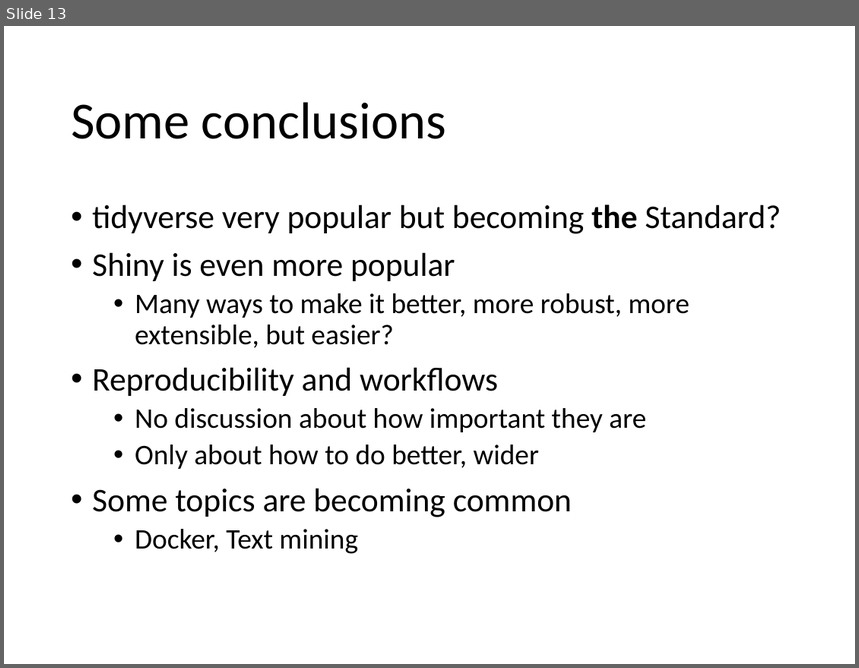
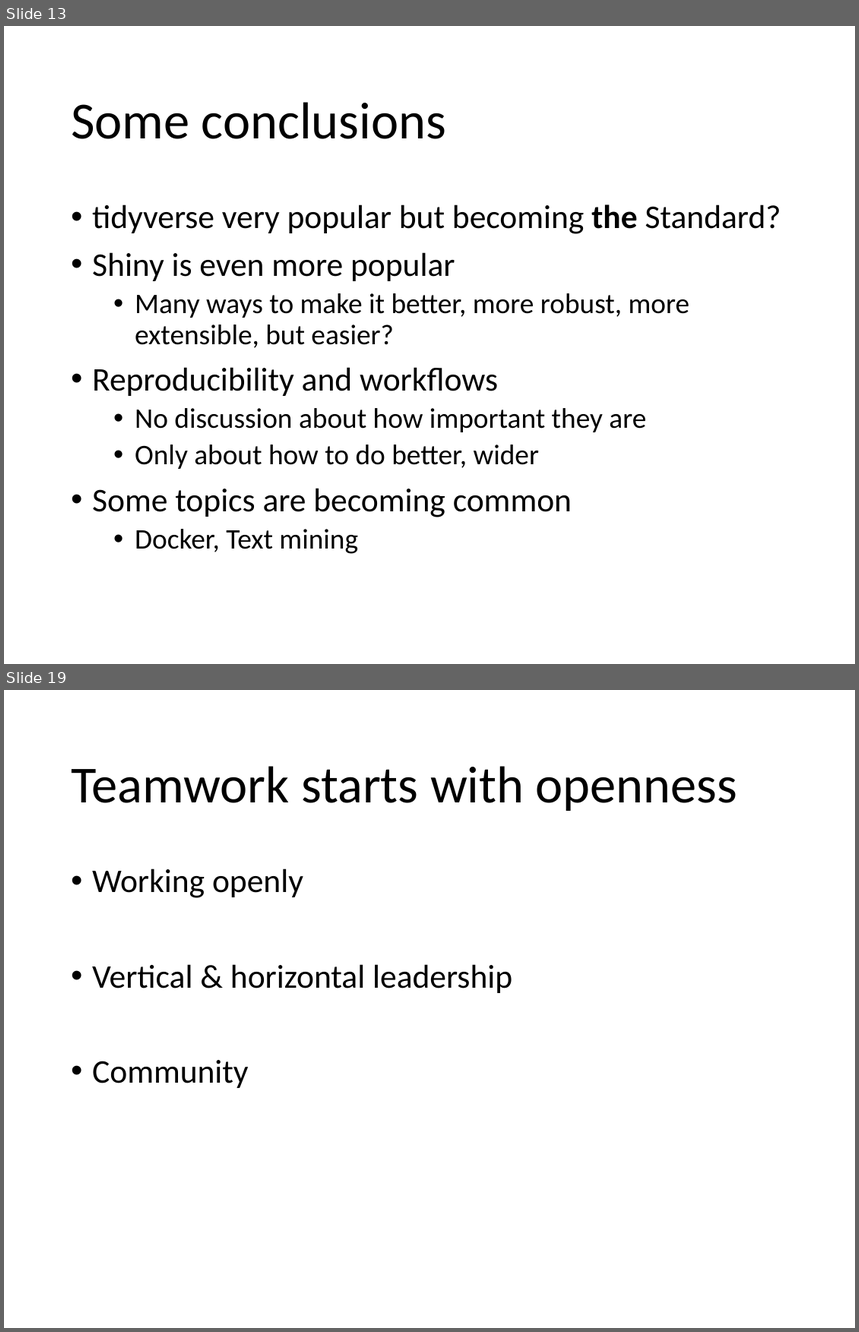
Before and after one commit to alexsanchezpla/2019-09-Lessons_learned_from_UseR2019, a slide deck: Lesssons learned from UseR! 2019.pptx. Shown one above the other, each under a label of ours: slide 13 before the commit, slides 13 and 19 after it; the slides between them are not shown. The pictures are 859x668 and 859x1332 pixels, drawn with LibreOffice and Linux fonts; fonts in the diff are those of the drawing. Boxes give left, top, right and bottom in pixels: in the first picture for what was removed or moved away, otherwise in the second. Text is boxed around its words. In the diff, an @@ line names an element or a change of style, - is before the commit and + after.

```diff
--- a/Lesssons learned from UseR! 2019.pptx
+++ b/Lesssons learned from UseR! 2019.pptx
@@ slide 19 added at box(4, 690, 855, 1328), background #FFFFFF @@
@@ title added at box(71, 766, 737, 811), 44 pt, text #000000 @@
+Teamwork starts with openness
@@ text added at box(92, 869, 512, 1088), 28 pt, text #000000 @@
+• Working openly
+• Vertical & horizontal leadership
+• Community
```
Also in this commit, not shown: 6 other slides added.
